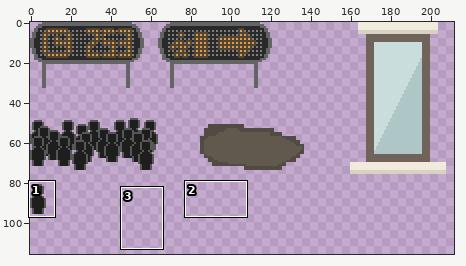
One commit to this sprite sheet: Assets/Sprites/Outside/Outside.png. The picture above shows the old version from afar; the outline marks the close-up.
Close-up. Earlier state:
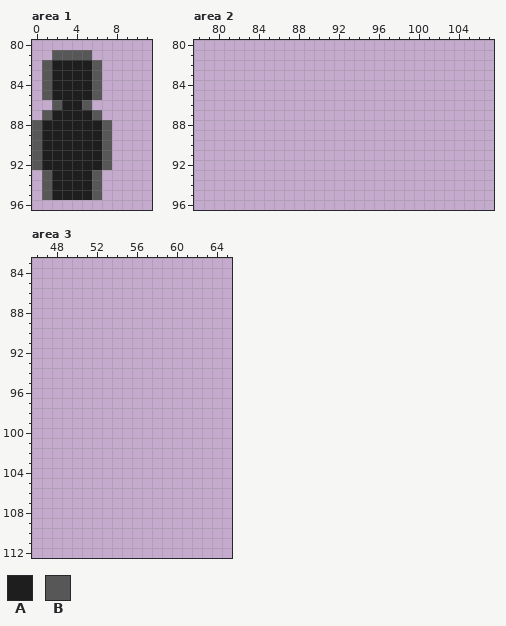
The file is 384x208 pixels. Colours within 5 levels of each other are drawn and written as one. Shown: area 1: x 0..11, y 80..96; area 2: x 78..107, y 80..96; area 3: x 46..65, y 83..112. The wide view leaves out empty margins. The commit also changed other parts of the picture, which this record leaves out.
Palette (. is transparent): A #1e1e1e  B #575757
Pixels before, area 1, first column x 0:
81 ..BBBB..
82 .BAAAAB.
83 .BAAAAB.
84 .BAAAAB.
85 .BAAAAB.
86 ..BAAB..
87 .BAAAAB.
88 BAAAAAAB
89 BAAAAAAB
90 BAAAAAAB
91 BAAAAAAB
92 BAAAAAAB
93 .BAAAAB.
94 .BAAAAB.
95 .BAAAAB.
The result:
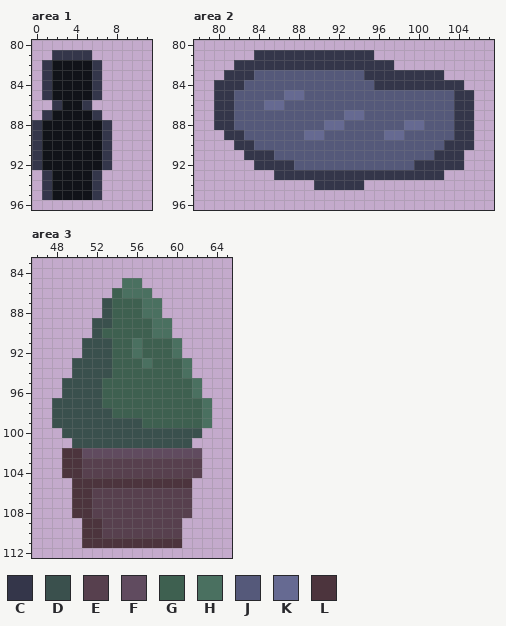
Colours new in this view: C #34364a  D #3a504d  E #57404e  F #604b5f  G #3e6050  H #4a7060  J #55597a  K #666a92  L #4c343d
Difference:
Colour A changes from #1e1e1e to #111319.
Area 1:
Colour B gives way to colour C in row 81 at x 2 to 5; in rows 82 to 85 at x 1 and 6; in row 86 at x 2 and 5; in row 87 at x 1 and 6; in rows 88 to 92 at x 0 and 7; in rows 93 to 95 at x 1 and 6.
Area 2:
The edit adds colour C in row 81 at x 84 to 95; in row 82 at x 82 to 97; in row 83 at x 81 to 83 and 95 to 102; in row 84 at x 80 to 82 and 96 to 104; in rows 85 to 88 at x 80 to 81 and 104 to 105; in row 89 at x 81 to 82 and 104 to 105.
The edit adds colour C in row 90 at x 82 to 83 and 103 to 105; in row 91 at x 83 to 85 and 102 to 104; in row 92 at x 84 to 87 and 100 to 104; in row 93 at x 86 to 102; in row 94 at x 90 to 94.
The edit adds colour J in row 83 at x 84 to 94; in row 84 at x 83 to 95; in row 85 at x 82 to 86 and 89 to 103; in row 86 at x 82 to 84 and 87 to 103; in row 87 at x 82 to 92 and 95 to 103; in row 88 at x 82 to 90, 93 to 98 and 101 to 103.
The edit adds colour J in row 89 at x 83 to 88, 91 to 96 and 99 to 103; in row 90 at x 84 to 102; in row 91 at x 86 to 101; in row 92 at x 88 to 99.
The edit adds colour K in row 85 at x 87 to 88; in row 86 at x 85 to 86; in row 87 at x 93 to 94; in row 88 at x 91 to 92 and 99 to 100; in row 89 at x 89 to 90 and 97 to 98.
Area 3:
The edit adds colour D in rows 87 to 88 at x 53; in row 89 at x 52 to 53; in row 90 at x 52; in rows 91 to 92 at x 51 to 53; in rows 93 to 94 at x 50 to 53; in rows 95 to 96 at x 49 to 52.
The edit adds colour D in row 97 at x 48 to 52; in row 98 at x 48 to 53; in row 99 at x 48 to 56; in row 100 at x 49 to 62; in row 101 at x 50 to 61.
The edit adds colour E in rows 103 to 104 at x 51 to 62; in rows 106 to 108 at x 52 to 61; in rows 109 to 110 at x 53 to 60.
The edit adds colour F in row 102 at x 51 to 62.
The edit adds colour G in row 86 at x 54; in rows 87 to 88 at x 54 to 56; in row 89 at x 54 to 57; in row 90 at x 53 to 57; in rows 91 to 92 at x 54 to 55 and 57 to 59; in row 93 at x 54 to 56 and 58 to 60.
The edit adds colour G in row 94 at x 54 to 60; in rows 95 to 96 at x 53 to 61; in row 97 at x 53 to 62; in row 98 at x 54 to 62; in row 99 at x 57 to 62.
The edit adds colour H in row 85 at x 55 to 56; in row 86 at x 55 to 57; in rows 87 to 88 at x 57 to 58; in rows 89 to 90 at x 58 to 59; in rows 91 to 92 at x 56 and 60; in row 93 at x 57 and 61.
The edit adds colour H in row 94 at x 61; in rows 95 to 96 at x 62; in rows 97 to 99 at x 63.
The edit adds colour L in rows 102 to 104 at x 49 to 50; in row 105 at x 50 to 61; in rows 106 to 108 at x 50 to 51; in rows 109 to 110 at x 51 to 52; in row 111 at x 51 to 60.
Where, in picture pixels (left, top, right, bottom), the same in both close-ups:
changed: (32, 50, 112, 200)
added: (214, 50, 474, 190)
added: (52, 278, 212, 548)
